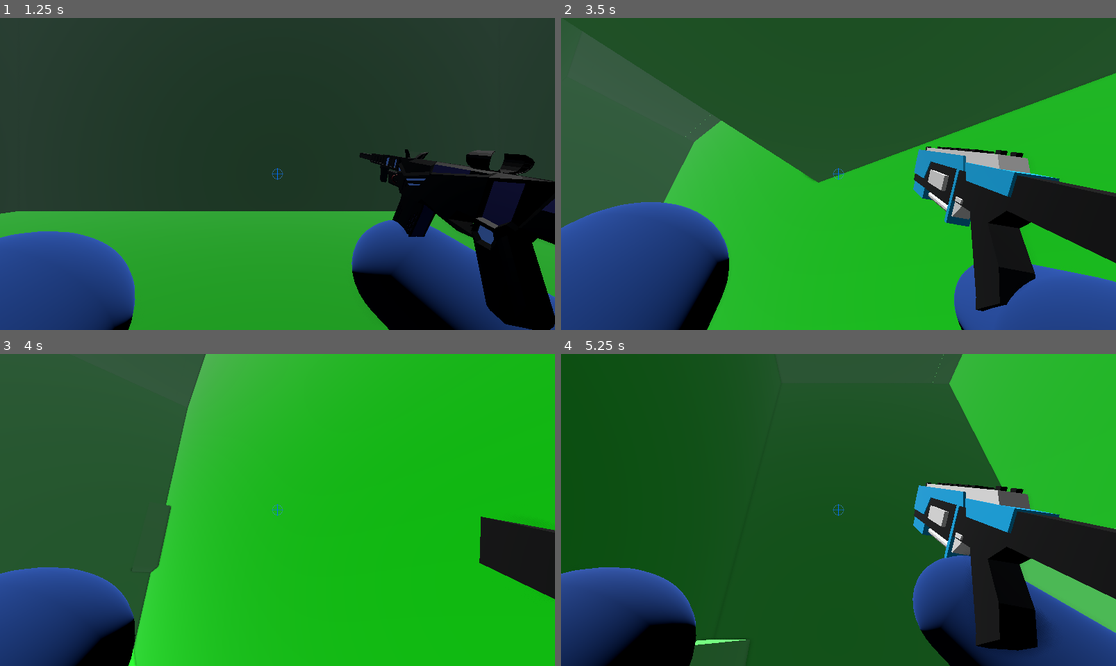
Above: before the commit, frames 1-4 (two rows, left to right).
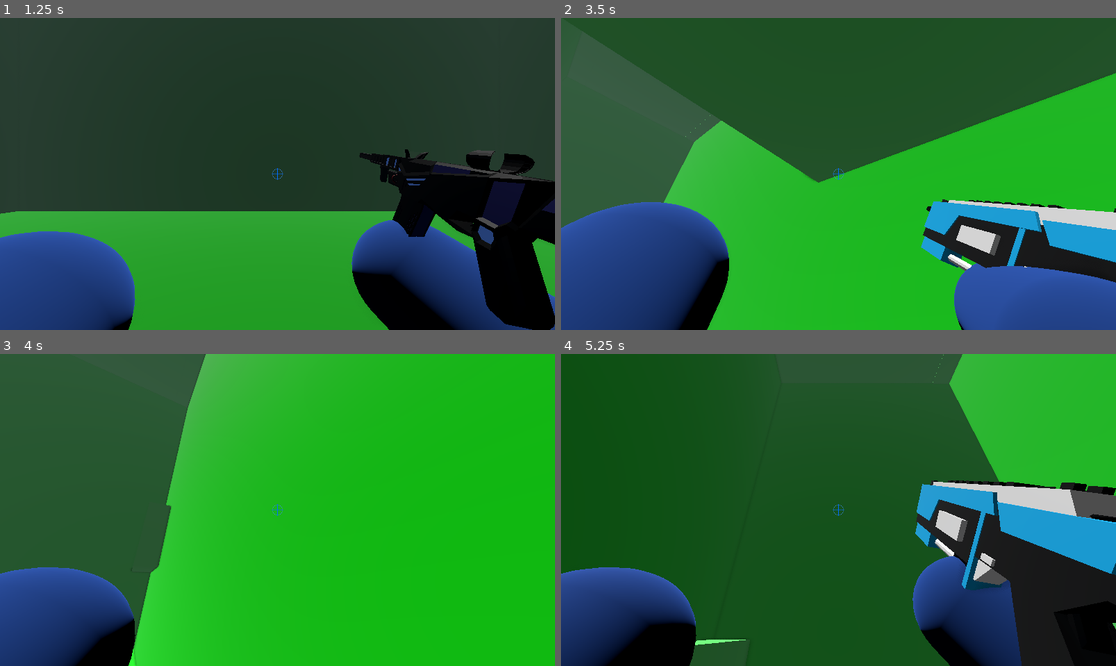
Above: after the commit, the same moments.

Repository: IDoTweaks/the-way-to-teal-just-kill-
Game: Godot game, scene res://Scenes/mainMenu.tscn
Two runs of this game, one before a commit and one after it. Both use one fixed random seed, a clock stepped at 60 frames per second and the inputs below.
Inputs (mouse positions are in pixels of both pictures, inside the frame that each line leads up to):
- Up to frame 1 (1.25 s): click "START" at 0.5 s
- Up to frame 2 (3.5 s): tap Enter at 1.25 s; move the mouse to (866, 174) at 1.27 s; hold W (forward) from 1.28 s (still down); tap Shift (dash) at 1.35 s; tap Space (jump) at 1.52, 1.82, 2.27, 2.57 s; tap 1 (gun1) at 1.55, 2.1 s; move the mouse to (810, 174) at 2.02 s; tap 2 (gun2) at 2.3, 2.85 s; move the mouse to (849, 167) at 2.77 s; hold Ctrl (slide) from 2.78 s (still down)
- Up to frame 3 (4 s): keep holding W (forward); move the mouse to (271, 516) at 3.52 s; release Ctrl (slide) at 3.53 s; tap Ctrl (slide) at 3.6 s; tap Space (jump) at 3.77, 3.8 s
- Up to frame 4 (5.25 s): keep holding W (forward); tap Space (jump) at 4.07, 4.35, 4.52, 4.82 s; move the mouse to (877, 513) at 4.27 s; tap Shift (dash) at 4.55, 5.1 s; move the mouse to (794, 506) at 5.02 s

Frame 1 is identical in both runs. In frame 2, 12% of the frame differs, in the area x 63-100%, y 41-94%; in frame 3, 2.5%; in frame 4, 13%, in the area x 63-100%, y 40-100%.

Commit message:
adds gun knockback
adds a helper function to apply force on the player from any direction + adds that the gun does it

Diff:
--- a/ObjectScenes/player.tscn
+++ b/ObjectScenes/player.tscn
@@ -18,6 +18,8 @@
 albedo_color = Color(0.28669193, 0.50101376, 1, 1)
 
 [sub_resource type="CapsuleMesh" id="CapsuleMesh_ramtr"]
+
+[sub_resource type="BoxMesh" id="BoxMesh_e3k8h"]
 
 [sub_resource type="BoxMesh" id="BoxMesh_ramtr"]
 
@@ -617,6 +619,11 @@
 transform = Transform3D(0.004387453, 0.004973183, 0.035841603, 0.0057020364, 0.03555799, -0.0056318343, -0.035732906, 0.006284756, 0.0035021058, 0.44230926, -0.0076372027, -0.6982862)
 visible = false
 
+[node name="shotGunForcePoint" type="MeshInstance3D" parent="playerCam/shotGun" unique_id=1122982092]
+transform = Transform3D(1, 2.9802322e-08, 5.2154064e-08, -8.940697e-08, 1, 5.2154064e-08, -5.9604645e-08, -1.2107193e-07, 1, 16.999542, -5.9808464, 0.5125623)
+visible = false
+mesh = SubResource("BoxMesh_e3k8h")
+
 [node name="gun" parent="playerCam" unique_id=1487719564 instance=ExtResource("2_iixog")]
 transform = Transform3D(-0.088497795, 0.012279472, 0.010833216, 0.013905769, 0.08779756, 0.014079106, -0.0086471755, 0.015517929, -0.08822939, 0.388, -0.31, -0.652)
 
@@ -626,7 +633,7 @@
 mesh = SubResource("BoxMesh_ramtr")
 
 [node name="shotGunDemo" parent="playerCam/gun" unique_id=52586278 instance=ExtResource("2_e3k8h")]
-transform = Transform3D(-7.450581e-09, 3.7252903e-09, -0.40499994, -1.4901161e-08, 0.40499976, 1.3038516e-08, 0.40500003, 7.450581e-09, 0, -0.024866581, 3.271028, 1.1023626)
+transform = Transform3D(-2.0107239e-08, 4.231196e-09, -0.46, -1.6924774e-08, 0.46, 4.2311967e-09, 0.46, 1.6924774e-08, -2.0107239e-08, -0.025, 3.271, -0.628)
 visible = false
 
 [node name="TextureRect" type="TextureRect" parent="playerCam" unique_id=1320434718]
--- a/Scripts/player.gd
+++ b/Scripts/player.gd
@@ -28,6 +28,8 @@
 @onready var rayContainer = $playerCam/rayContainer
 @onready var gun = $playerCam/gun
 @onready var shotGun = $playerCam/shotGun
+@onready var shotgunDemo = $playerCam/gun/shotGunDemo
+@onready var shotgunForcePnt = $playerCam/shotGun/shotGunForcePoint
 var particleInstance
 
 #general movement
@@ -37,6 +39,9 @@
 var jumpBuffer: float = 0
 const JUMP_BUFFER_TIME = 0.12
 var upDashed = false;
+var knockbackTimer: float = 0.0
+const KNOCKBACK_LOCK_TIME = 0.15
+
 
 # wall jumping
 var wallNormal  = Vector3.ZERO
@@ -101,7 +106,9 @@
 		currentGun = 0
 		shotGun.visible = false
 		gun.visible = true
+		shotgunDemo.visible = false
 	elif Input.is_action_just_pressed("gun2"):
+		shotgunDemo.visible = false
 		currentGun = 1
 		shotGun.visible = true
 		gun.visible = false
@@ -156,6 +163,14 @@
 		oldest.queue_free()
 
 func _startInSlide():
+	if currentGun == 0:
+		shotGun.visible = false
+		gun.visible = true
+		shotgunDemo.visible = false
+	elif currentGun == 1:
+		shotGun.visible = false
+		gun.visible = true
+		shotgunDemo.visible = true
 	animaPlayer.play("inSlide")
 
 func _shootAnim():
@@ -221,8 +236,18 @@
 				else:
 					var end_point = ray.to_global(ray.target_position)
 					_draw_laser_line(gunParticleSpawn.global_position, end_point, 0.5)
-
-
+			_applyForce(shotgunForcePnt.global_position,10)
+
+
+func _applyForce(point :Vector3,force , maxRange:float = 10):
+	var dir = global_position - point
+	var dist = dir.length()
+	if dist > maxRange:
+		return
+	dir = dir.normalized()
+	var fallOff = clamp(1 - (dist/ maxRange),0,1)
+	velocity += dir * force * fallOff
+	knockbackTimer = KNOCKBACK_LOCK_TIME
 
 
 func _draw_laser_line(from_pos: Vector3, to_pos: Vector3, duration: float = 0.1):
@@ -263,7 +288,7 @@
 	if event is InputEventMouseMotion:
 		rotate_y(-event.relative.x * SENS)
 		playerCam.rotate_x(-event.relative.y * SENS)
-		playerCam.rotation.x = clamp(playerCam.rotation.x,deg_to_rad(-60),deg_to_rad(70))
+		playerCam.rotation.x = clamp(playerCam.rotation.x,deg_to_rad(-90),deg_to_rad(90))
 
 	if Input.is_action_just_pressed("jump"):
 		jumpBuffer = JUMP_BUFFER_TIME
@@ -295,7 +320,8 @@
 		return 0
 
 func _physics_process(delta: float) -> void:
-	print(velocity.x + velocity.y)
+	if knockbackTimer > 0:
+		knockbackTimer -= delta
 	if dashCdTimer > 0:
 		dashCdTimer -= delta
 	if jumpBuffer > 0:
@@ -311,117 +337,117 @@
 		coyoteTimer -= delta
 
 
-
-	slide = Input.is_action_pressed("slide") and is_on_floor()
-	if slide and not wasSliding:
-		animaPlayer.play("slide")
-		var currentDir = Vector3(velocity.x,0,velocity.z).normalized()
-		if currentDir.length() > 0.1:
-			velocity.x += currentDir.x * 6
-			velocity.z += currentDir.z * 6
-	wasSliding = slide
-	if !slide:
-		if animaPlayer.current_animation == "inSlide":
-			animaPlayer.stop()
-
-	if Input.is_action_just_pressed("dash") and dashCdTimer <= 0:
-		animaPlayer.play("dash")
-		var input_dir := Input.get_vector("left", "right", "forward", "backward")
-		if input_dir.length() > 0.1:
-			dashDir = (transform.basis * Vector3(input_dir.x, 0, input_dir.y)).normalized()
-		else:
-			dashDir = -transform.basis.z
-		dashCdTimer = dashCooldown
-		var vericalNerf = 1
-		if velocity.y != 0 and !upDashed:
-				velocity.y = (Vector2(abs(velocity.x),abs(velocity.z)).length() / 2) * vericalNerf
-				upDashed = true
-		velocity.x = dashDir.x * dashBoost
-		velocity.z = dashDir.z * dashBoost
-		#since the y velocity will always be much smaller we can use velocity x and z to determine how much jump we need
-		#and since we dont want spiderman here lets nerf it
+	if knockbackTimer <= 0:
+		slide = Input.is_action_pressed("slide") and is_on_floor()
+		if slide and not wasSliding:
+			animaPlayer.play("slide")
+			var currentDir = Vector3(velocity.x,0,velocity.z).normalized()
+			if currentDir.length() > 0.1:
+				velocity.x += currentDir.x * 6
+				velocity.z += currentDir.z * 6
+		wasSliding = slide
+		if !slide:
+			if animaPlayer.current_animation == "inSlide":
+				animaPlayer.stop()
+
+		if Input.is_action_just_pressed("dash") and dashCdTimer <= 0:
+			animaPlayer.play("dash")
+			var input_dir := Input.get_vector("left", "right", "forward", "backward")
+			if input_dir.length() > 0.1:
+				dashDir = (transform.basis * Vector3(input_dir.x, 0, input_dir.y)).normalized()
+			else:
+				dashDir = -transform.basis.z
+			dashCdTimer = dashCooldown
+			var vericalNerf = 1
+			if velocity.y != 0 and !upDashed:
+					velocity.y = (Vector2(abs(velocity.x),abs(velocity.z)).length() / 2) * vericalNerf
+					upDashed = true
+			velocity.x = dashDir.x * dashBoost
+			velocity.z = dashDir.z * dashBoost
+			#since the y velocity will always be much smaller we can use velocity x and z to determine how much jump we need
+			#and since we dont want spiderman here lets nerf it
 		if is_on_floor():
 			velocity += get_gravity()* delta;
-
-	if jumpBuffer > 0 and canWallJump and !is_on_floor() and wallJumpCd <= 0:
-		var bounced = velocity.bounce(wallNormal)
-		velocity.x = bounced.x * .4 + wallNormal.x *WALL_JUMP_BOOST
-		velocity.z = bounced.z * .4 + wallNormal.z *WALL_JUMP_BOOST
-		velocity.y = WALL_JUMP_VELOCITY
-		wallJumpCd = WALL_JUMP_COOLDOWN
-		jumpBuffer = 0
-		upDashed = false
-
-	if jumpBuffer > 0 and coyoteTimer > 0:
-		coyoteTimer = 0.0
-		jumpBuffer = 0.0
-		velocity.y = JUMP_VELOCITY
+	if knockbackTimer <= 0:
+		if jumpBuffer > 0 and canWallJump and !is_on_floor() and wallJumpCd <= 0:
+			var bounced = velocity.bounce(wallNormal)
+			velocity.x = bounced.x * .4 + wallNormal.x *WALL_JUMP_BOOST
+			velocity.z = bounced.z * .4 + wallNormal.z *WALL_JUMP_BOOST
+			velocity.y = WALL_JUMP_VELOCITY
+			wallJumpCd = WALL_JUMP_COOLDOWN
+			jumpBuffer = 0
+			upDashed = false
+
+		if jumpBuffer > 0 and coyoteTimer > 0:
+			coyoteTimer = 0.0
+			jumpBuffer = 0.0
+			velocity.y = JUMP_VELOCITY
 
 	if not is_on_floor() and Input.is_action_just_released("jump") and velocity.y > 0:
 		velocity.y *= 0.45
 
 	if not is_on_floor():
 		velocity += get_gravity() * delta
-
-	if not slide:
-		if Input.is_action_just_pressed("jump") and coyoteTimer > 0:
-			coyoteTimer = 0.0
-			velocity.y = JUMP_VELOCITY
-
-		var input_dir := Input.get_vector("left", "right", "forward", "backward")
-		var direction := (transform.basis * Vector3(input_dir.x, 0, input_dir.y)).normalized()
-		var horizontal_speed = Vector2(velocity.x, velocity.z).length()
-
-		if is_on_floor():
+	if knockbackTimer <= 0:
+		if not slide:
+			if Input.is_action_just_pressed("jump") and coyoteTimer > 0:
+				coyoteTimer = 0.0
+				velocity.y = JUMP_VELOCITY
+
+			var input_dir := Input.get_vector("left", "right", "forward", "backward")
+			var direction := (transform.basis * Vector3(input_dir.x, 0, input_dir.y)).normalized()
+			var horizontal_speed = Vector2(velocity.x, velocity.z).length()
+
+			if is_on_floor():
+				if direction:
+					var accel = 30.0 if horizontal_speed < SPEED else 10.0
+					velocity.x = move_toward(velocity.x, direction.x * SPEED, accel * delta)
+					velocity.z = move_toward(velocity.z, direction.z * SPEED, accel * delta)
+				else:
+					velocity.x = move_toward(velocity.x, 0, 28 * delta)
+					velocity.z = move_toward(velocity.z, 0, 28 * delta)
+
+			else:
+				if direction:
+					velocity.x += direction.x * airAccel * delta
+					velocity.z += direction.z * airAccel * delta
+					var horizontal = Vector2(velocity.x, velocity.z)
+					var cap = max(SPEED * 1.5, horizontal_speed)
+					if horizontal.length() > cap:
+						horizontal = horizontal.normalized() * cap
+						velocity.x = horizontal.x
+						velocity.z = horizontal.y
+				else:
+					velocity.x = move_toward(velocity.x, 0, 2 * delta)
+					velocity.z = move_toward(velocity.z, 0, 2 * delta)
+
+		else:
+			var force = _calcDownForce()
+			var slideMod = clamp(slideFactor + (force / downForceDevide), 0, 2.5)
+			if force > 0:
+				velocity.y = -force * slideDownforce
+
+			if Input.is_action_just_pressed("jump") and is_on_floor():
+				velocity.y = JUMP_VELOCITY
+
+			var input_dir := Input.get_vector("left", "right", "forward", "backward")
+			var direction := (transform.basis * Vector3(input_dir.x, 0, input_dir.y)).normalized()
+			var slide_accel = 5
 			if direction:
-				var accel = 30.0 if horizontal_speed < SPEED else 10.0
-				velocity.x = move_toward(velocity.x, direction.x * SPEED, accel * delta)
-				velocity.z = move_toward(velocity.z, direction.z * SPEED, accel * delta)
+				var target_x = direction.x * SPEED * slideMod
+				var target_z = direction.z * SPEED * slideMod
+				var current_h = Vector2(velocity.x, velocity.z).length()
+				var target_h = Vector2(target_x, target_z).length()
+				if target_h < current_h:
+					var scale = current_h / max(target_h, 0.001)
+					target_x *= scale
+					target_z *= scale
+				velocity.x = lerp(velocity.x, target_x, slide_accel * delta)
+				velocity.z = lerp(velocity.z, target_z, slide_accel * delta)
 			else:
-				velocity.x = move_toward(velocity.x, 0, 28 * delta)
-				velocity.z = move_toward(velocity.z, 0, 28 * delta)
-
-		else:
-			if direction:
-				velocity.x += direction.x * airAccel * delta
-				velocity.z += direction.z * airAccel * delta
-				var horizontal = Vector2(velocity.x, velocity.z)
-				var cap = max(SPEED * 1.5, horizontal_speed)
-				if horizontal.length() > cap:
-					horizontal = horizontal.normalized() * cap
-					velocity.x = horizontal.x
-					velocity.z = horizontal.y
-			else:
-				velocity.x = move_toward(velocity.x, 0, 2 * delta)
-				velocity.z = move_toward(velocity.z, 0, 2 * delta)
-
-	else:
-		var force = _calcDownForce()
-		var slideMod = clamp(slideFactor + (force / downForceDevide), 0, 2.5)
-		if force > 0:
-			velocity.y = -force * slideDownforce
-
-		if Input.is_action_just_pressed("jump") and is_on_floor():
-			velocity.y = JUMP_VELOCITY
-
-		var input_dir := Input.get_vector("left", "right", "forward", "backward")
-		var direction := (transform.basis * Vector3(input_dir.x, 0, input_dir.y)).normalized()
-		var slide_accel = 5
-		if direction:
-			var target_x = direction.x * SPEED * slideMod
-			var target_z = direction.z * SPEED * slideMod
-			var current_h = Vector2(velocity.x, velocity.z).length()
-			var target_h = Vector2(target_x, target_z).length()
-			if target_h < current_h:
-				var scale = current_h / max(target_h, 0.001)
-				target_x *= scale
-				target_z *= scale
-			velocity.x = lerp(velocity.x, target_x, slide_accel * delta)
-			velocity.z = lerp(velocity.z, target_z, slide_accel * delta)
-		else:
-			# Very low friction when sliding with no input — coast
-			velocity.x = move_toward(velocity.x, 0, 2.0 * delta)
-			velocity.z = move_toward(velocity.z, 0, 2.0 * delta)
+				# Very low friction when sliding with no input — coast
+				velocity.x = move_toward(velocity.x, 0, 2.0 * delta)
+				velocity.z = move_toward(velocity.z, 0, 2.0 * delta)
 
 	if is_on_floor():
 		var flat_pos = Vector3(global_position.x, 0, global_position.z)
